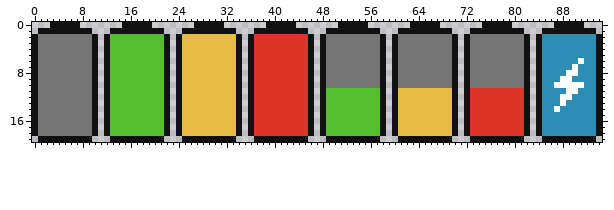
File history of a sprite sheet, Assets/Images/vida.png. Above is the file before it was changed.
The file is 95x20 pixels.
Once edited:
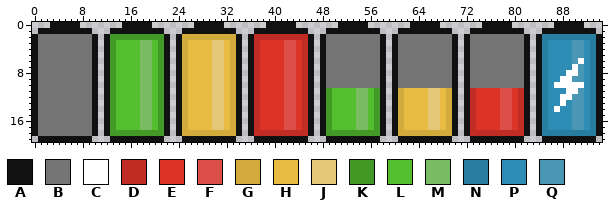
Palette (. is transparent): A #111111  B #757575  C #ffffff  D #c12c24  E #dd3428  F #db4f48  G #d3ab3d  H #e8bc43  J #e5c877  K #429926  L #53bf2f  M #7abc64  N #287ea0  P #2d8db4  Q #4a96b5
The exact change:
y 2: x 13..21 LLLLLLLLL -> KKKKKKKKK; x 25..33 HHHHHHHHH -> GGGGGGGGG; x 37..45 EEEEEEEEE -> DDDDDDDDD; x 85..93 PPPPPPPPP -> NNNNNNNNN
y 3..5: x 13 L -> K; x 18..19 LL -> MM; x 21 L -> K; x 25 H -> G; x 30..31 HH -> JJ; x 33 H -> G; x 37 E -> D; x 42..43 EE -> FF; x 45 E -> D; x 85 P -> N; x 90..91 PP -> QQ; x 93 P -> N
y 6: x 13 L -> K; x 18..19 LL -> MM; x 21 L -> K; x 25 H -> G; x 30..31 HH -> JJ; x 33 H -> G; x 37 E -> D; x 42..43 EE -> FF; x 45 E -> D; x 85 P -> N; x 90 P -> Q; x 93 P -> N
y 7..8: x 13 L -> K; x 18..19 LL -> MM; x 21 L -> K; x 25 H -> G; x 30..31 HH -> JJ; x 33 H -> G; x 37 E -> D; x 42..43 EE -> FF; x 45 E -> D; x 85 P -> N; x 91 P -> Q; x 93 P -> N
y 9: x 13 L -> K; x 18..19 LL -> MM; x 21 L -> K; x 25 H -> G; x 30..31 HH -> JJ; x 33 H -> G; x 37 E -> D; x 42..43 EE -> FF; x 45 E -> D; x 85 P -> N; x 90..91 PP -> QQ; x 93 P -> N
y 10: x 13 L -> K; x 18..19 LL -> MM; x 21 L -> K; x 25 H -> G; x 30..31 HH -> JJ; x 33 H -> G; x 37 E -> D; x 42..43 EE -> FF; x 45 E -> D; x 85 P -> N; x 93 P -> N
y 11: x 13 L -> K; x 18..19 LL -> MM; x 21 L -> K; x 25 H -> G; x 30..31 HH -> JJ; x 33 H -> G; x 37 E -> D; x 42..43 EE -> FF; x 45 E -> D; x 49 L -> K; x 54..55 LL -> MM; x 57 L -> K; x 61 H -> G; x 66..67 HH -> JJ; x 69 H -> G; x 73 E -> D; x 78..79 EE -> FF; x 81 E -> D; x 85 P -> N; x 91 P -> Q; x 93 P -> N
y 12..17: x 13 L -> K; x 18..19 LL -> MM; x 21 L -> K; x 25 H -> G; x 30..31 HH -> JJ; x 33 H -> G; x 37 E -> D; x 42..43 EE -> FF; x 45 E -> D; x 49 L -> K; x 54..55 LL -> MM; x 57 L -> K; x 61 H -> G; x 66..67 HH -> JJ; x 69 H -> G; x 73 E -> D; x 78..79 EE -> FF; x 81 E -> D; x 85 P -> N; x 90..91 PP -> QQ; x 93 P -> N
y 18: x 13..21 LLLLLLLLL -> KKKKKKKKK; x 25..33 HHHHHHHHH -> GGGGGGGGG; x 37..45 EEEEEEEEE -> DDDDDDDDD; x 49..57 LLLLLLLLL -> KKKKKKKKK; x 61..69 HHHHHHHHH -> GGGGGGGGG; x 73..81 EEEEEEEEE -> DDDDDDDDD; x 85..93 PPPPPPPPP -> NNNNNNNNN
Changed places in both pictures, as pixel boxes (x1, y1, x2, y2):
changed: (110, 34, 596, 136)
